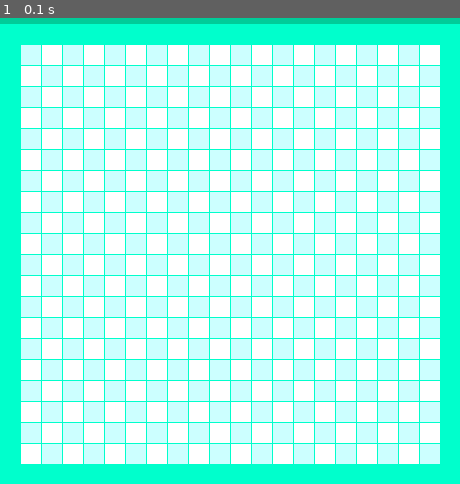
Above: before the commit, frame 1.
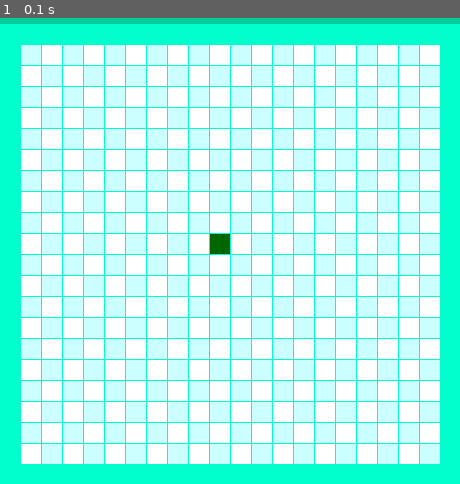
Above: after the commit, the same moment.

Repository: AleksandrVeselov/Snake_pygame
Game: pygame game, started from main.py
The game is run twice, just before and just after one commit, with the same random seed, the same clock (stepped at 60 frames per second) and the same inputs.
Inputs:
- Up to frame 1 (0.1 s): no input

The runs differ from the first frame. In frame 1, 0.2% of the frame differs, in the area x 45-50%, y 46-51%.

Commit message:
Реализована отрисовка змейки

Diff:
--- a/main.py
+++ b/main.py
@@ -2,19 +2,35 @@
 
 SIZE_BLOCK = 20  # Размер одного блока
 COUNT_BLOCKS = 20  # Количество блоков по горизонтали и вертикали
-HEADER_MARGIN = 70
+HEADER_MARGIN = 70  # Отступ от верха окна
 MARGIN = 1  # Отступ блоков друг от друга
-SIZE = [SIZE_BLOCK * COUNT_BLOCKS + 2 * SIZE_BLOCK + MARGIN * SIZE_BLOCK,
-        SIZE_BLOCK * COUNT_BLOCKS + 2 * SIZE_BLOCK + MARGIN * SIZE_BLOCK + HEADER_MARGIN]  # Размеры окна
+SIZE = [SIZE_BLOCK * COUNT_BLOCKS + 2 * SIZE_BLOCK + MARGIN * COUNT_BLOCKS,
+        SIZE_BLOCK * COUNT_BLOCKS + 2 * SIZE_BLOCK + MARGIN * COUNT_BLOCKS + HEADER_MARGIN]  # Размеры окна
 
 # Цвета игры
 FRAME_COLOR = (0, 255, 204)  # Цвет рамки
 WHITE = (255, 255, 255)
 BLUE = (204, 255, 255)
-HEADER_COLOR = (0, 204, 153)
+HEADER_COLOR = (0, 204, 153)  # Цвет заголовка
+SNAKE_COLOR = (0, 102, 0)
 
 screen = pygame.display.set_mode(SIZE)  # создание экрана и присвоение переменной
 pygame.display.set_caption('Змейка')
+
+
+class SnakeBlock:
+    def __init__(self, x, y):
+        self.x = x
+        self.y = y
+
+
+def draw_block(color, row, column):
+    coord_x = SIZE_BLOCK + column * SIZE_BLOCK + MARGIN * (column + 1)  # Координата X блока
+    coord_y = HEADER_MARGIN + SIZE_BLOCK + row * SIZE_BLOCK + MARGIN * (row + 1)  # Координата у блока
+    pygame.draw.rect(screen, color, [coord_x, coord_y, SIZE_BLOCK, SIZE_BLOCK])
+
+
+snake_blocks = [SnakeBlock(9, 9)]
 
 while True:
     for event in pygame.event.get():
@@ -31,7 +47,9 @@
                 color = BLUE
             else:
                 color = WHITE
-            coord_x = SIZE_BLOCK + column * SIZE_BLOCK + MARGIN * (column + 1)  # Координата X блока
-            coord_y = HEADER_MARGIN + SIZE_BLOCK + row * SIZE_BLOCK + MARGIN * (row + 1)  # Координата у блока
-            pygame.draw.rect(screen, color, [coord_x, coord_y, SIZE_BLOCK, SIZE_BLOCK])
+            draw_block(color, row, column)
+
+    for block in snake_blocks:
+        draw_block(SNAKE_COLOR, block.x, block.y)
+
     pygame.display.flip()  # Обновление экрана
